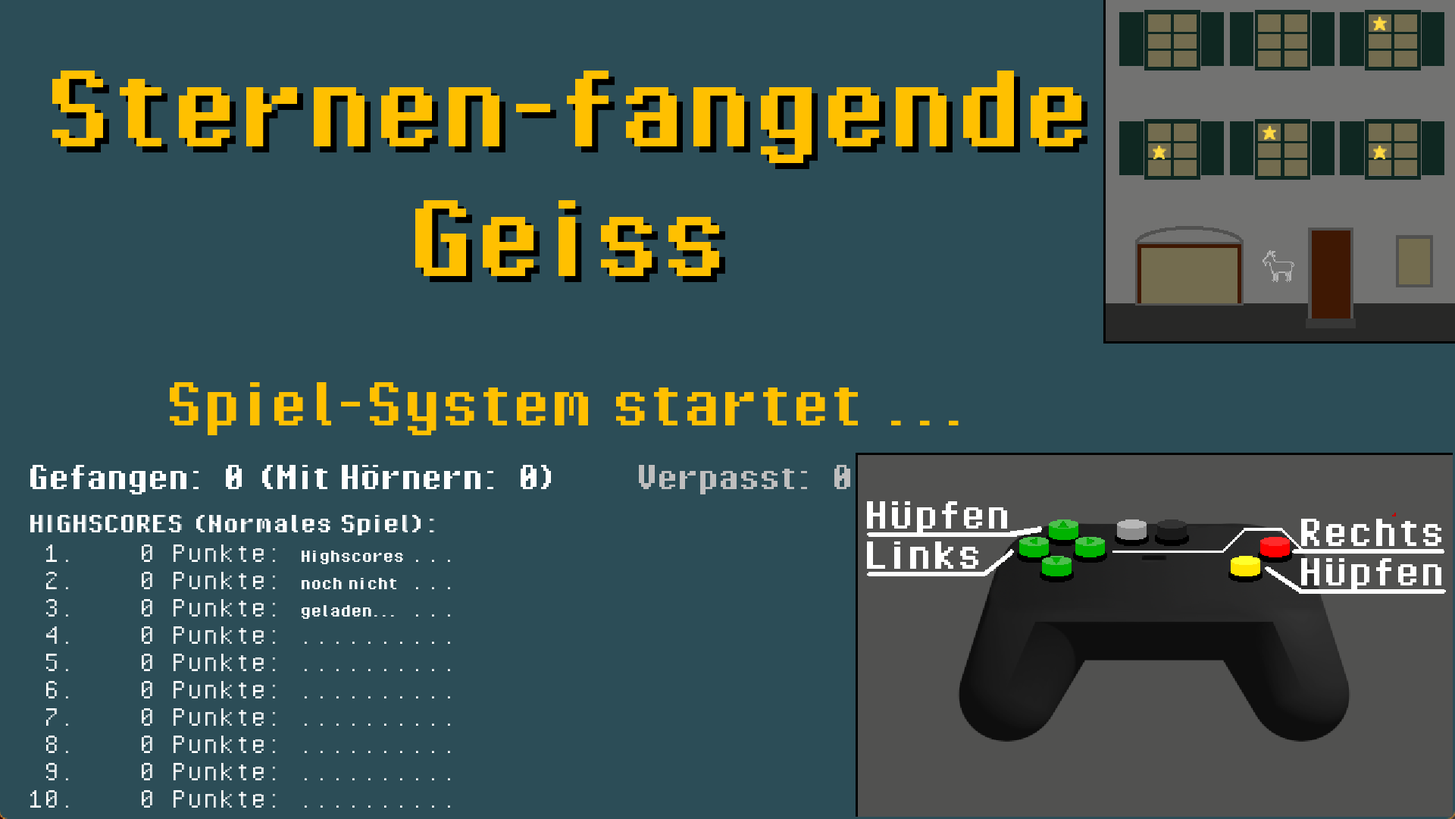
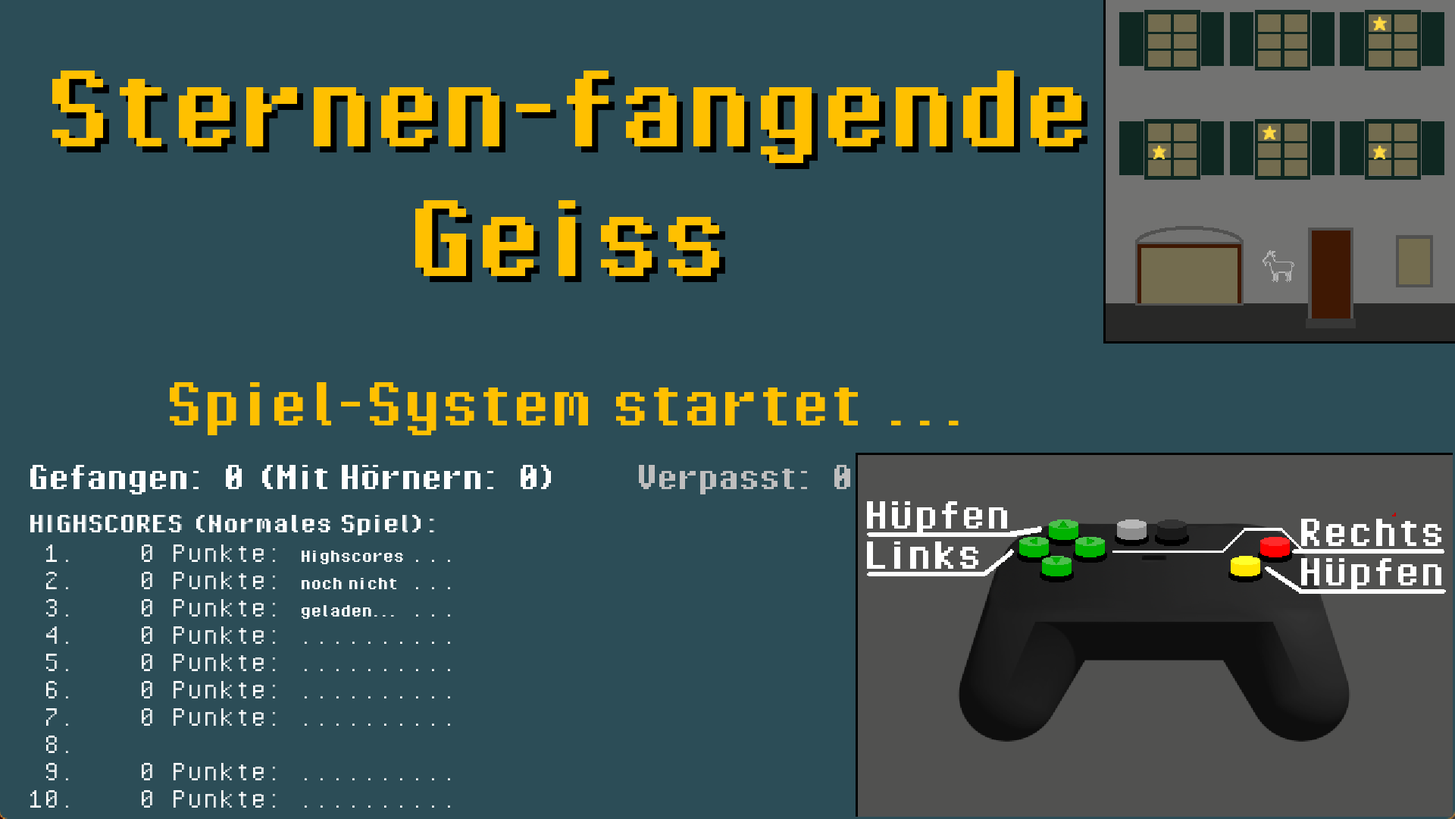
Two versions of the same layered image (w=1455, h=819). Layer-by-layer changes:
painted on "fill" over (141, 735, 451, 753)
